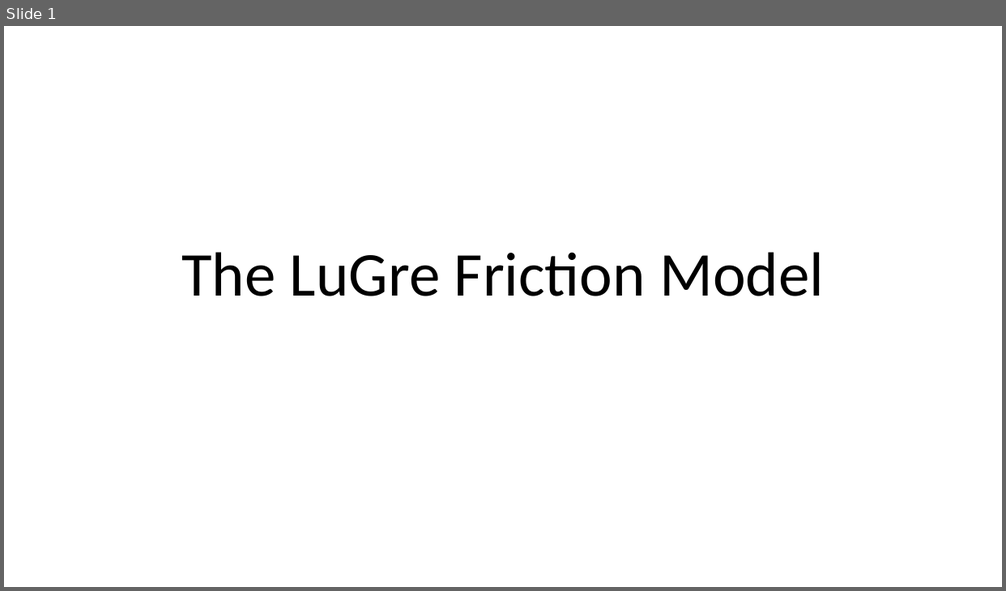
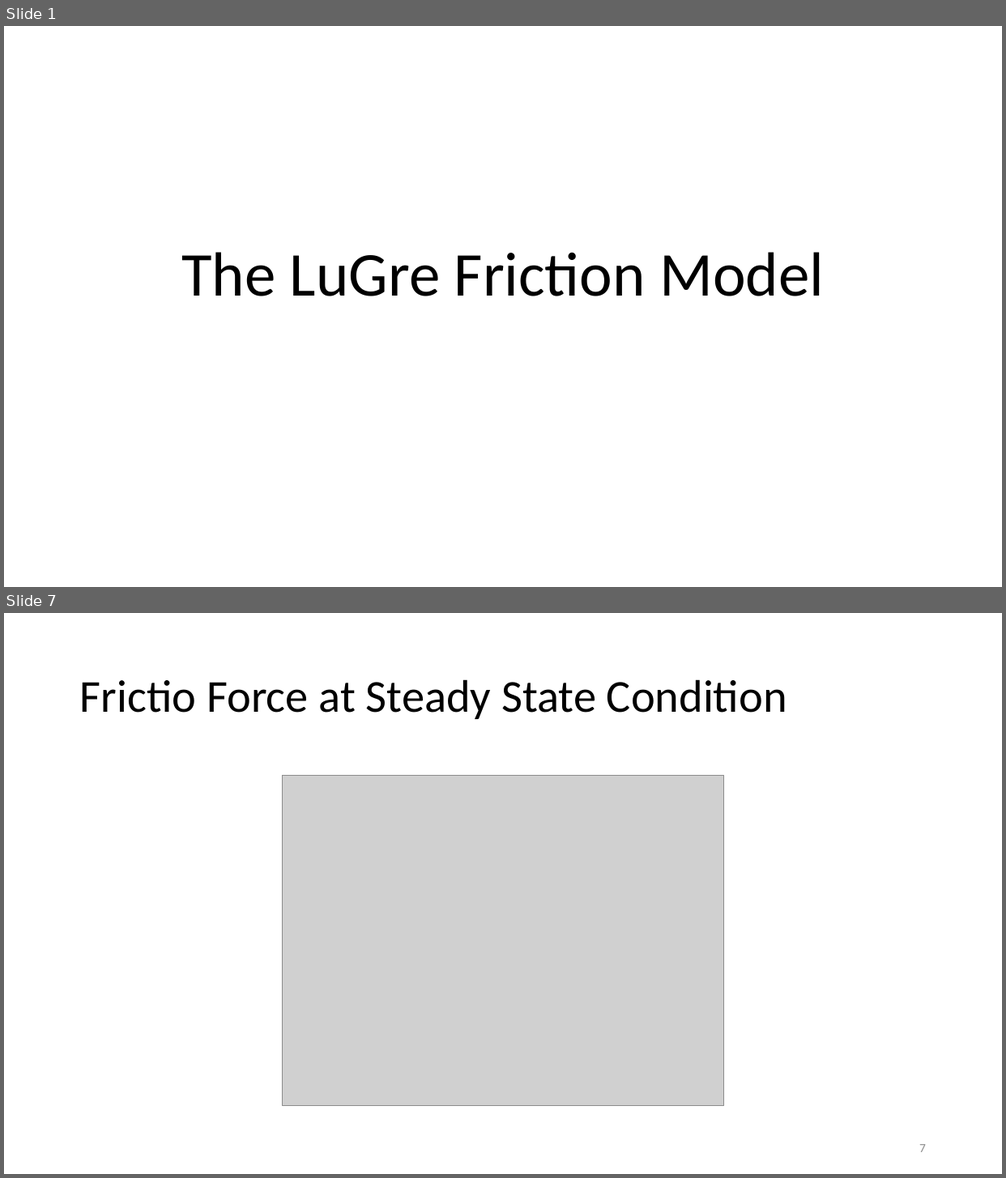
Before and after one commit to auralius/LuGre, a slide deck: The LuGre Friction Model.pptx. Shown one above the other, each under a label of ours: slide 1 before the commit, slides 1 and 7 after it; the slides between them are not shown. The pictures are 1006x591 and 1006x1178 pixels, drawn with LibreOffice and Linux fonts; fonts in the diff are those of the drawing; grey boxes stand for pictures. Boxes give left, top, right and bottom in pixels: in the first picture for what was removed or moved away, otherwise in the second. Text is boxed around its words. In the diff, an @@ line names an element or a change of style, - is before the commit and + after.

```diff
--- a/The LuGre Friction Model.pptx
+++ b/The LuGre Friction Model.pptx
@@ slide 7 added at [4, 613, 1002, 1174], background #FFFFFF @@
@@ title added at [80, 679, 787, 719], 44 pt, text #000000 @@
+Frictio Force at Steady State Condition
@@ picture added at [283, 776, 723, 1106] @@
@@ page number added at [919, 1144, 926, 1152], 12 pt, text #8C8C8C @@
+7
```
Also in this commit, not shown: 4 slides changed, 6 other slides added, 2 slides removed.
